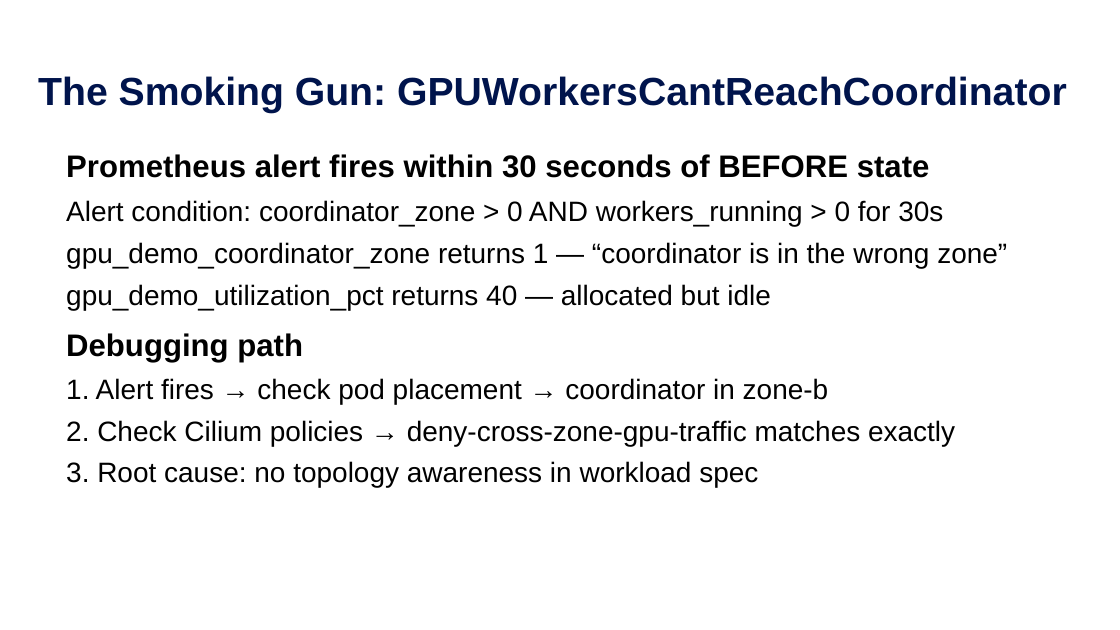
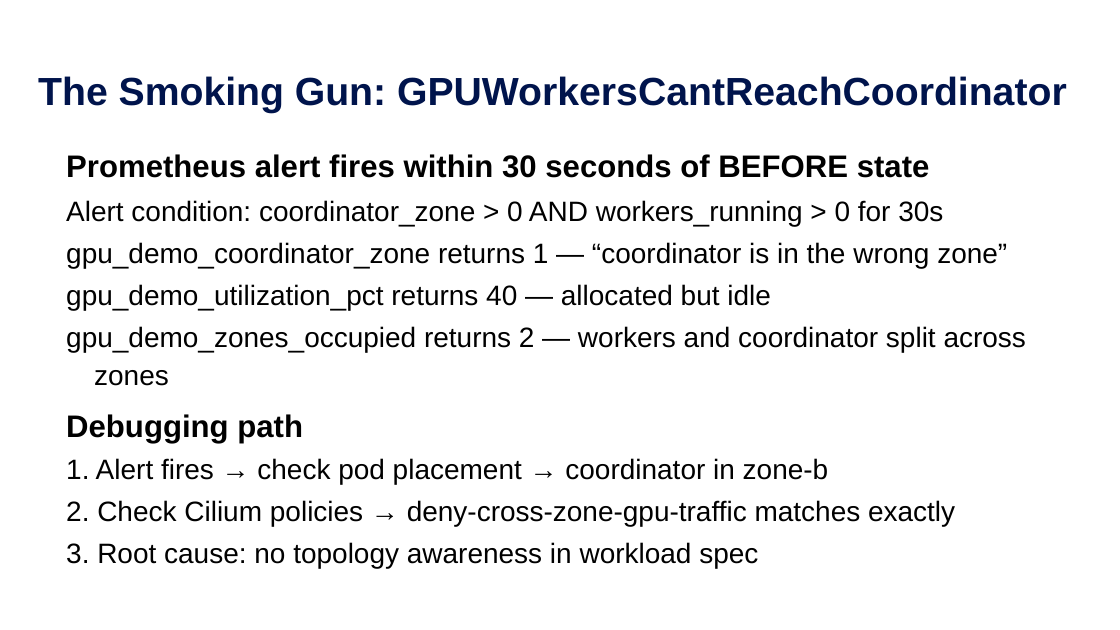
Before and after one commit to ram2valar/kubeflow-cilium-lab, a slide deck: slide 10 of kubecon-india-2026-kubeflow-cilium.pptx. Drawn at 1120x630 pixels with LibreOffice and Linux fonts; fonts in the diff are those of the drawing; background and template pictures are left out. Boxes give left, top, right and bottom in pixels: in the first picture for what was removed or moved away, otherwise in the second. Text is boxed around its words. In the diff, an @@ line names an element or a change of style, - is before the commit and + after.

```diff
--- a/kubecon-india-2026-kubeflow-cilium.pptx
+++ b/kubecon-india-2026-kubeflow-cilium.pptx
@@ text at bbox=[66, 326, 1026, 386]: paragraph added @@
+gpu_demo_zones_occupied returns 2 — workers and coordinator split across zones
```
Also in this commit, not shown: 4 other slides changed, 1 slide added, 1 other file.
